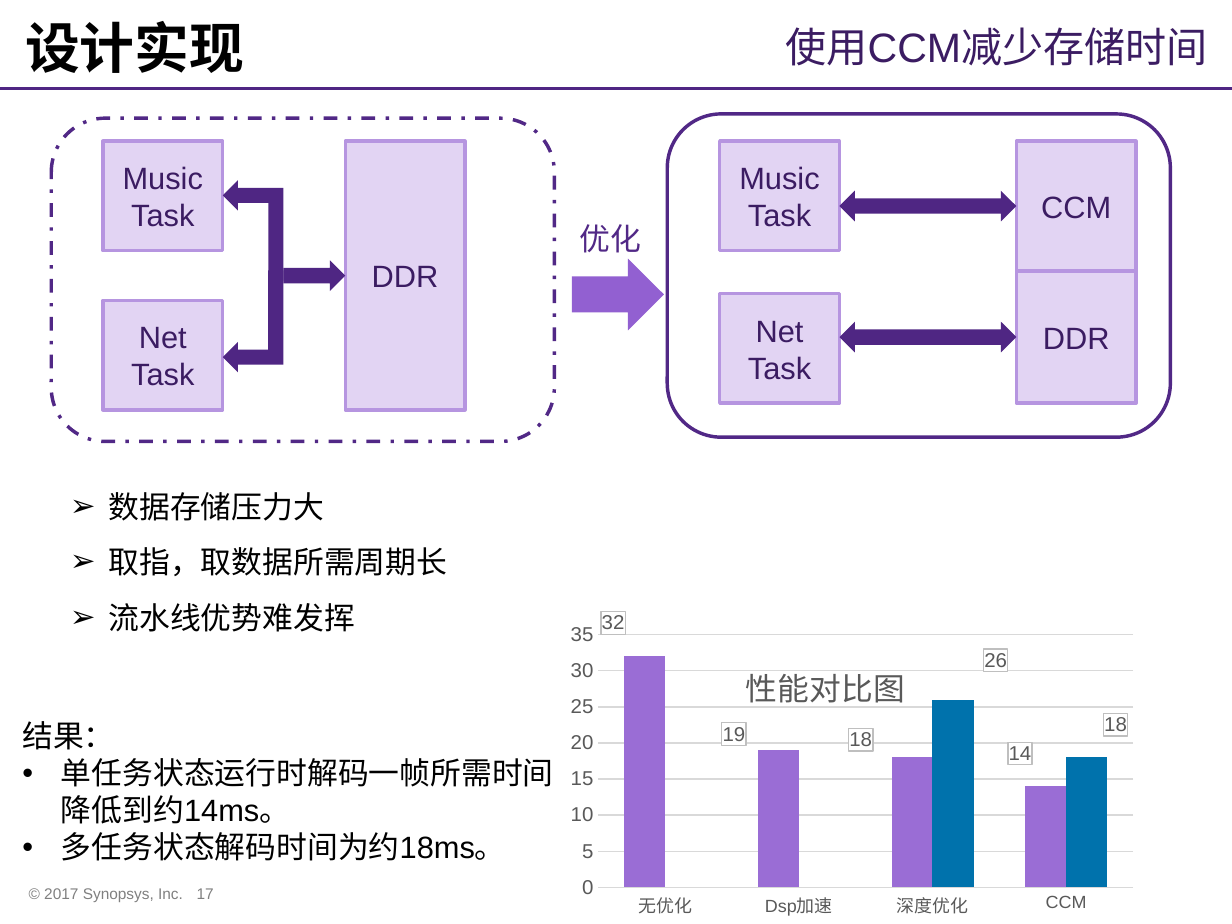
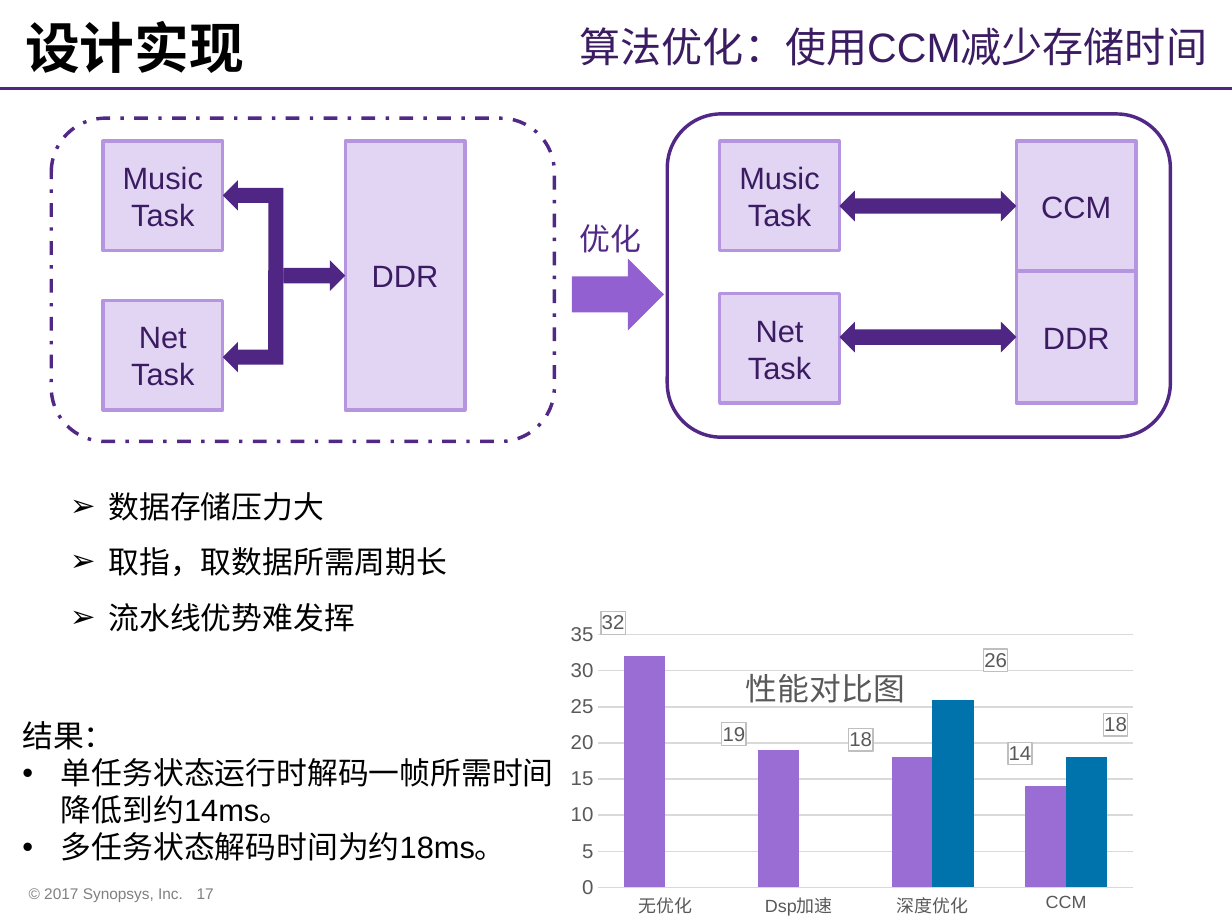
Before and after one commit to whutddk/iRhythm, a slide deck: slide 17 of doc/华智队作品展示PPT.pptx. Drawn at 1232x924 pixels with LibreOffice and Linux fonts; fonts in the diff are those of the drawing; background and template pictures are left out. Boxes give left, top, right and bottom in pixels: in the first picture for what was removed or moved away, otherwise in the second. Text is boxed around its words. In the diff, an @@ line names an element or a change of style, - is before the commit and + after.

```diff
--- a/doc/华智队作品展示PPT.pptx
+++ b/doc/华智队作品展示PPT.pptx
@@ text at (580,27,1207,66): text changed @@
-使用CCM减少存储时间
+算法优化：使用CCM减少存储时间
```
Also in this commit, not shown: 7 other slides changed.
